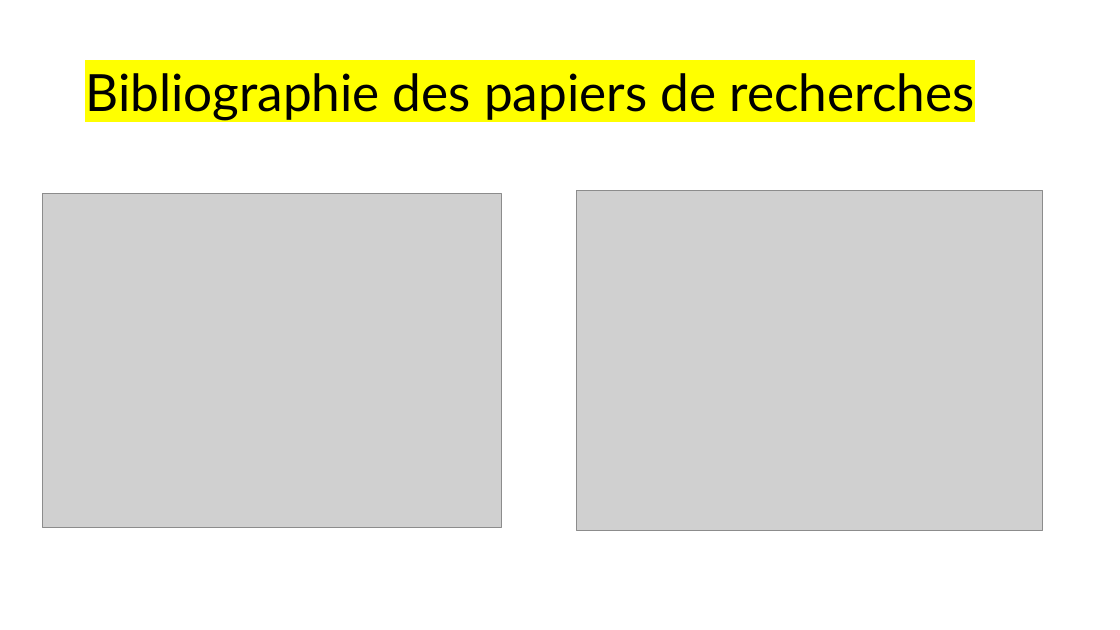
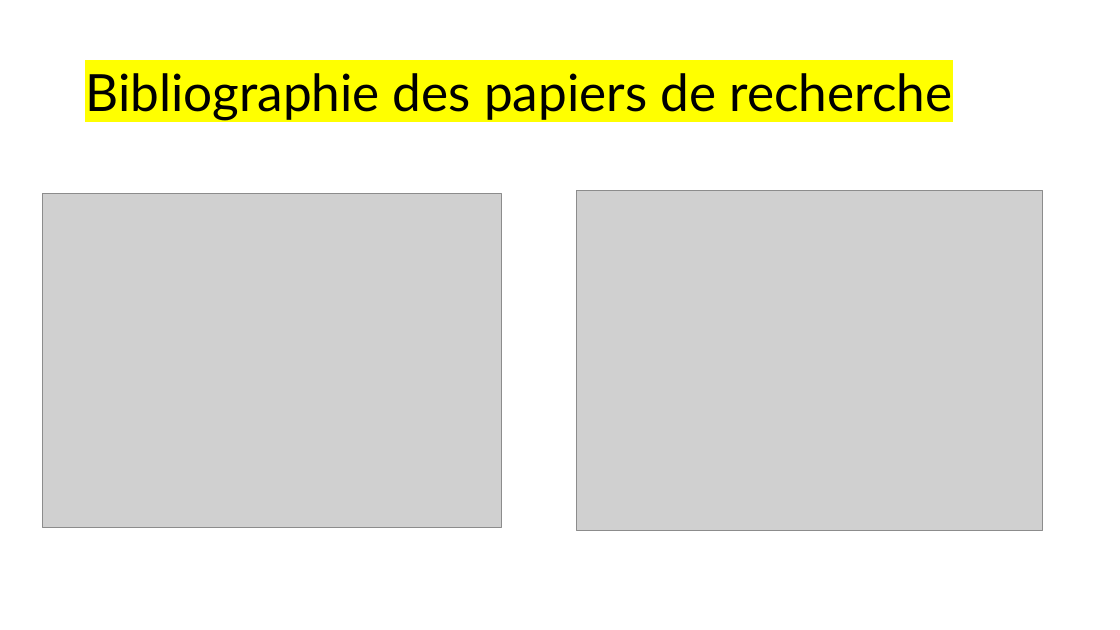
Before and after one commit to maxime-sfn/paleoclimat, a slide deck: slide 11 of PALEOCLIMATOLOGIE_presentation_DU_PROEJET.pptx. Drawn at 1120x630 pixels with LibreOffice and Linux fonts; fonts in the diff are those of the drawing; grey boxes stand for pictures. Boxes give left, top, right and bottom in pixels: in the first picture for what was removed or moved away, otherwise in the second. Text is boxed around its words. In the diff, an @@ line names an element or a change of style, - is before the commit and + after.

```diff
--- a/PALEOCLIMATOLOGIE_presentation_DU_PROEJET.pptx
+++ b/PALEOCLIMATOLOGIE_presentation_DU_PROEJET.pptx
@@ title at (85, 73, 952, 120): text changed @@
-Bibliographie des papiers de recherches
+Bibliographie des papiers de recherche
```
Also in this commit, not shown: 17 other slides changed.
